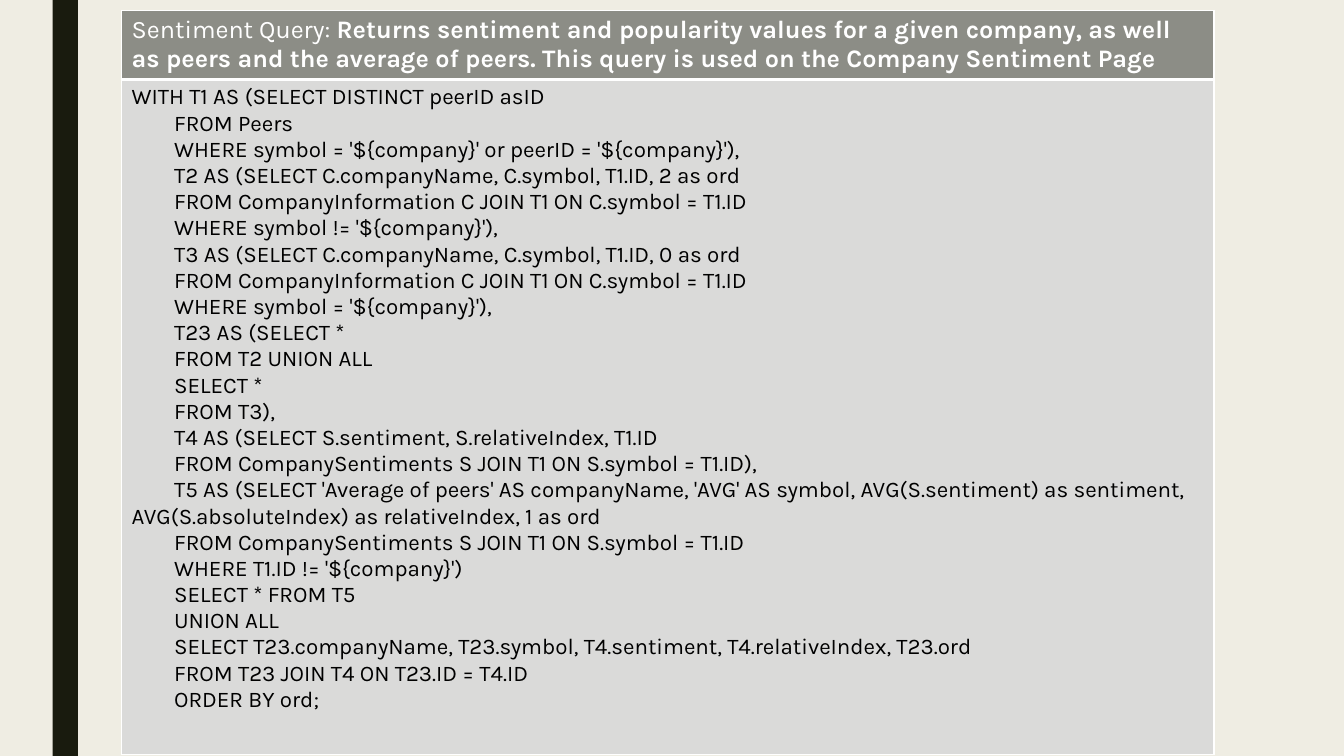
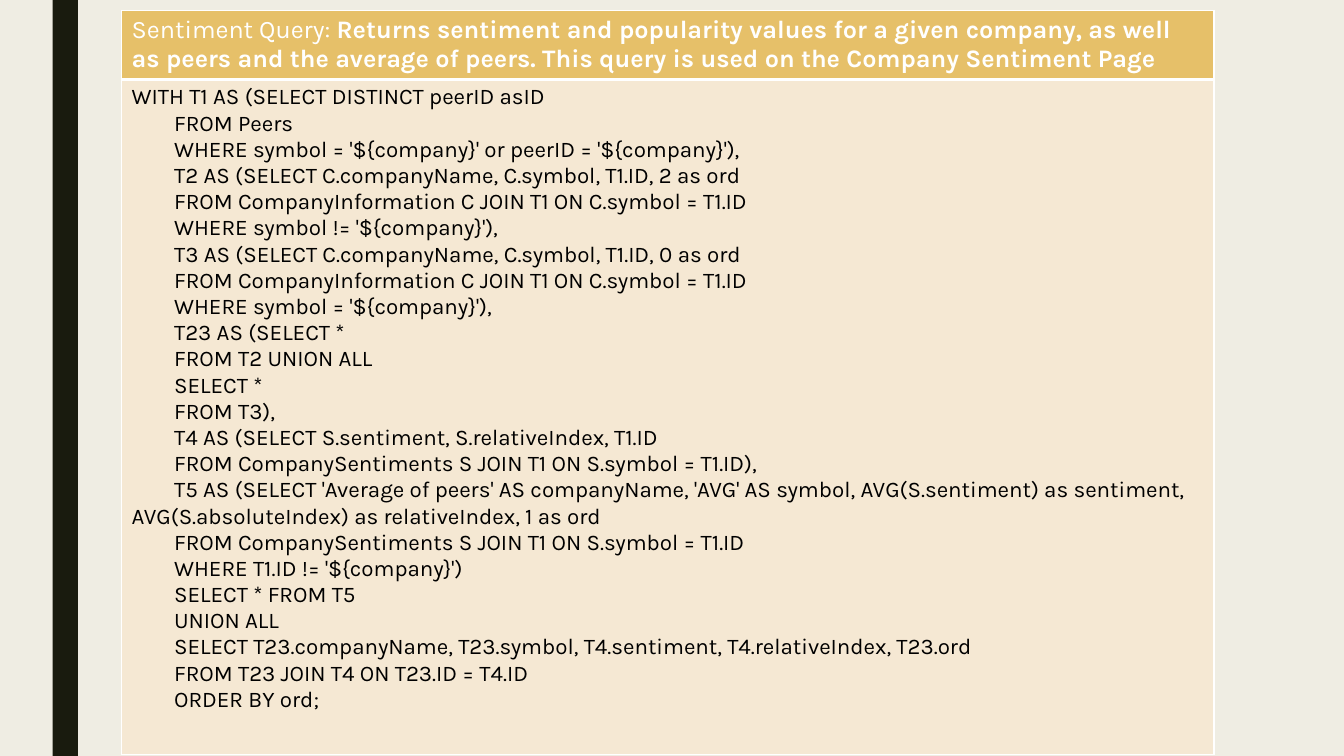
Before and after one commit to ShrivatsAgrawal/CIS550_Project_OPUS, a slide deck: slide 12 of Docs/finalcis550project.pptx. Drawn at 1344x756 pixels with LibreOffice and Linux fonts; fonts in the diff are those of the drawing. Boxes give left, top, right and bottom in pixels: in the first picture for what was removed or moved away, otherwise in the second. Text is boxed around its words. In the diff, an @@ line names an element or a change of style, - is before the commit and + after.

```diff
--- a/Docs/finalcis550project.pptx
+++ b/Docs/finalcis550project.pptx
@@ table at (x1=122, y1=10, x2=1215, y2=756) @@
@@ fill #8C8D86 to #E6C069 in row 1, column 1 @@
@@ fill #DADBD9 to #F5E8D4 in row 2, column 1 @@
```
Also in this commit, not shown: 5 other slides changed, 3 slides added, 2 slides removed.
